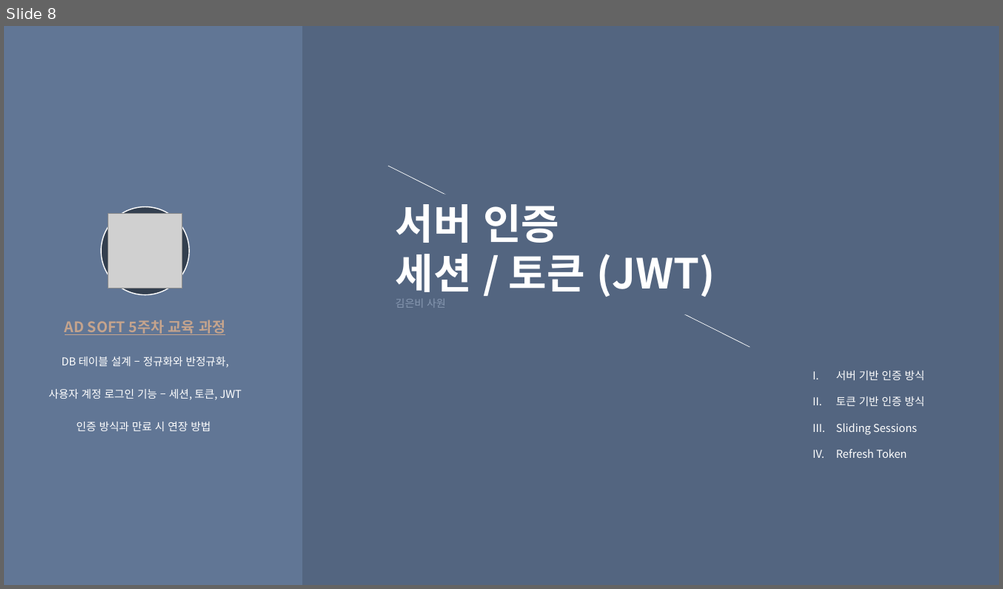
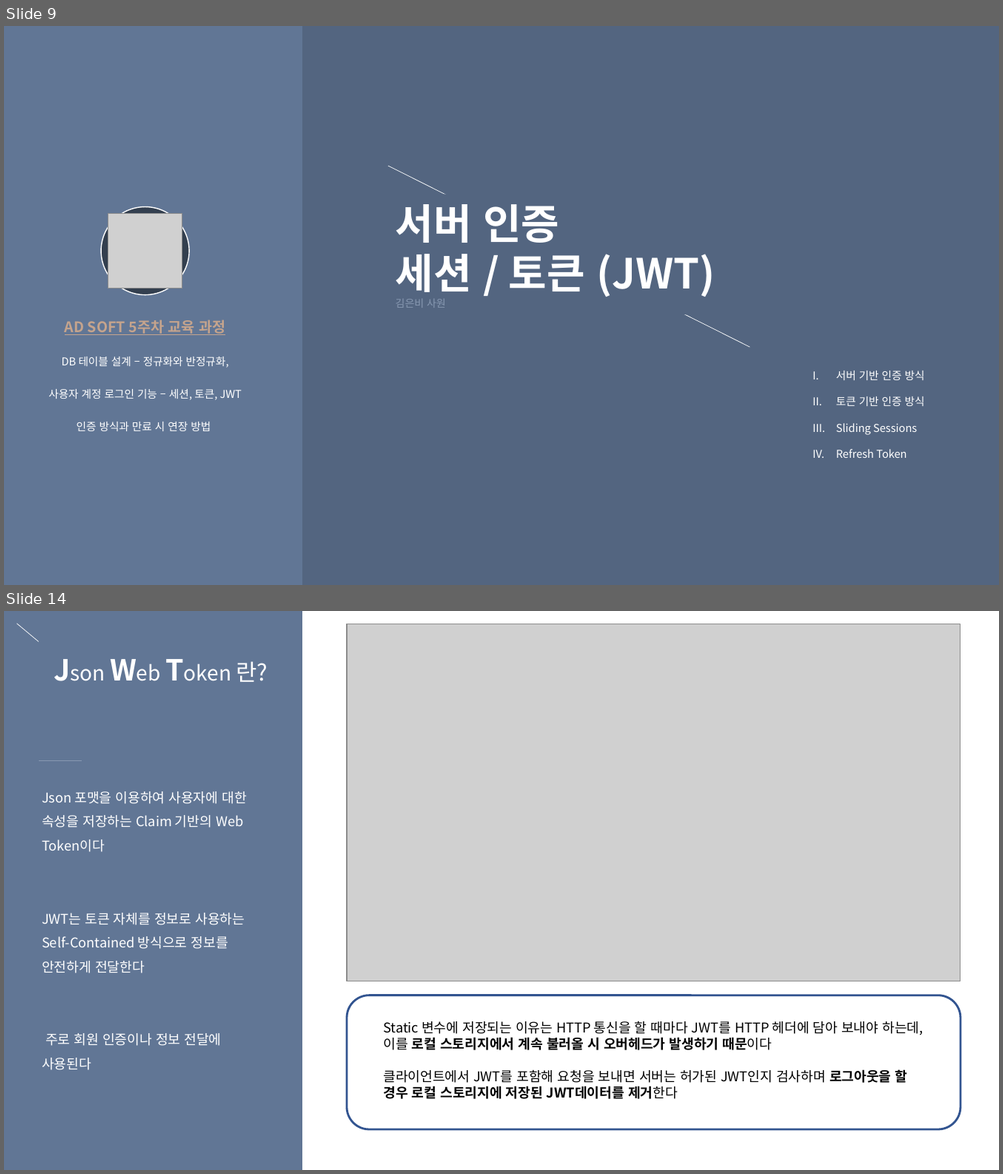
Before and after one commit to eunbee-kim/dmsql1471, a slide deck: 교육/5주차_DB정규화_반정규화_서버인증_세션과쿠키.pptx. Shown one above the other, each under a label of ours: slide 8 before the commit, slides 9 and 14 after it; the slides between them are not shown. The pictures are 1003x589 and 1003x1174 pixels, drawn with LibreOffice and Linux fonts; fonts in the diff are those of the drawing; grey boxes stand for pictures. Boxes give left, top, right and bottom in pixels: in the first picture for what was removed or moved away, otherwise in the second. Text is boxed around its words. In the diff, an @@ line names an element or a change of style, - is before the commit and + after.

```diff
--- a/교육/5주차_DB정규화_반정규화_서버인증_세션과쿠키.pptx
+++ b/교육/5주차_DB정규화_반정규화_서버인증_세션과쿠키.pptx
@@ slide 14 added at <box>4,611,999,1170</box>, background gradient #617695 to #536580 @@
@@ line added from (17, 624) to (38, 641), #FFFFFF 0.5 pt @@
@@ rectangle added at <box>302,611,999,1170</box>, fill #FFFFFF @@
@@ picture added at <box>347,624,960,982</box> @@
@@ line added from (38, 761) to (82, 761), #8899B2 0.5 pt @@
@@ text added at <box>42,792,243,826</box>, 20 pt, text #FFFFFF @@
+Json Web Token 란?
@@ text added at <box>42,792,246,1071</box>, 13 pt, text #FFFFFF @@
+Json 포맷을 이용하여 사용자에 대한 속성을 저장하는 Claim 기반의 Web Token이다
+JWT는 토큰 자체를 정보로 사용하는 Self-Contained 방식으로 정보를 안전하게 전달한다
+주로 회원 인증이나 정보 전달에 사용된다
@@ rounded rectangle added at <box>347,996,960,1130</box>, outline #325491 2 pt @@
@@ text added at <box>383,1021,922,1099</box>, 13 pt, text #000000 @@
+Static 변수에 저장되는 이유는 HTTP 통신을 할 때마다 JWT를 HTTP 헤더에 담아 보내야 하는데, 이를 로컬 스토리지에서 계속 불러올 시 오버헤드가 발생하기 때문이다
+클라이언트에서 JWT를 포함해 요청을 보내면 서버는 허가된 JWT인지 검사하며 로그아웃을 할 경우 로컬 스토리지에 저장된 JWT데이터를 제거한다
@@ what was slide 8 is now slide 9 @@
```
Also in this commit, not shown: 3 slides changed, 9 other slides added, 1 other file.
